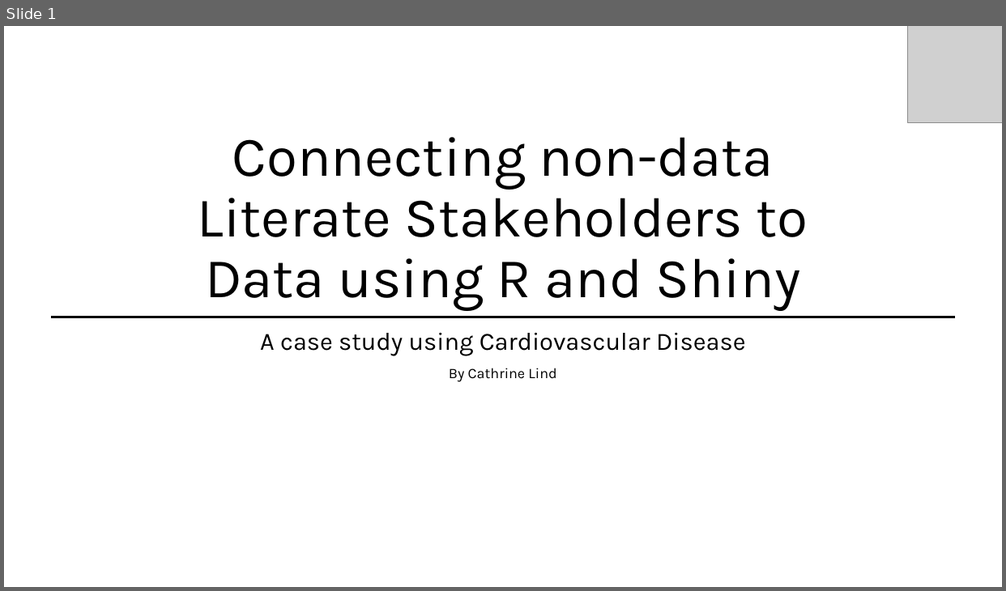
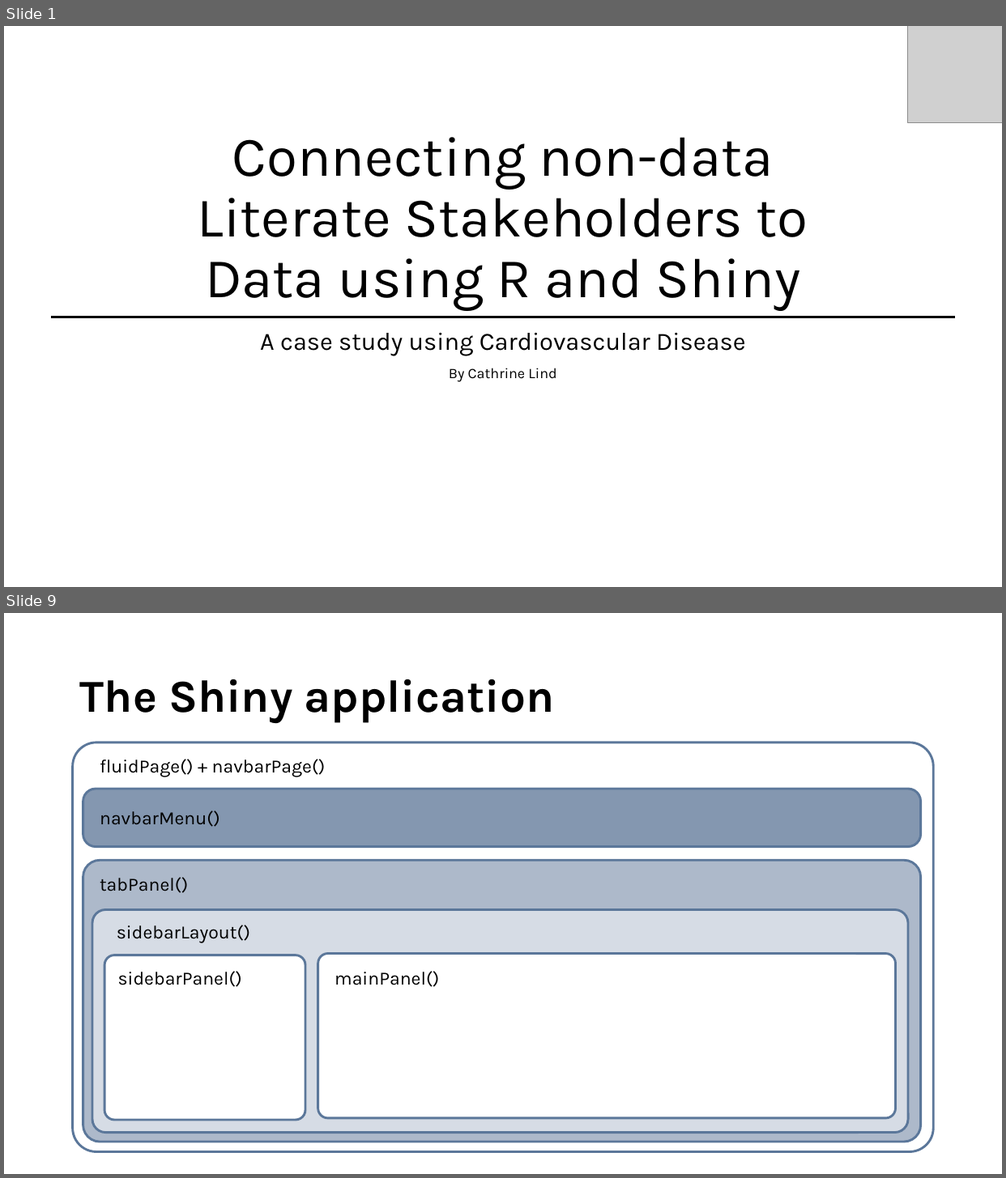
Before and after one commit to CathrineLind/shiny-CVD, a slide deck: Connecting non-data Literate Stakeholders to Data using R.pptx. Shown one above the other, each under a label of ours: slide 1 before the commit, slides 1 and 9 after it; the slides between them are not shown. The pictures are 1006x591 and 1006x1178 pixels, drawn with LibreOffice and Linux fonts; fonts in the diff are those of the drawing; grey boxes stand for pictures. Boxes give left, top, right and bottom in pixels: in the first picture for what was removed or moved away, otherwise in the second. Text is boxed around its words. In the diff, an @@ line names an element or a change of style, - is before the commit and + after.

```diff
--- a/Connecting non-data Literate Stakeholders to Data using R.pptx
+++ b/Connecting non-data Literate Stakeholders to Data using R.pptx
@@ slide 9 added at bbox=[4, 613, 1002, 1174], background #FFFFFF @@
@@ title added at bbox=[80, 679, 554, 723], 44 pt, text #000000, bold @@
+The Shiny application
@@ rounded rectangle added at bbox=[73, 743, 934, 1152], outline #5B779A 2.25 pt @@
@@ text added at bbox=[100, 759, 326, 777], 18 pt, text #000000 @@
+fluidPage() + navbarPage()
@@ rounded rectangle added at bbox=[83, 789, 921, 847], fill #8497B0, outline #5B779A 2.25 pt @@
@@ text added at bbox=[100, 811, 220, 827], 18 pt, text #000000 @@
+navbarMenu()
@@ rounded rectangle added at bbox=[83, 860, 921, 1142], fill #ADB9CA, outline #5B779A 2.25 pt @@
@@ text added at bbox=[100, 877, 188, 893], 18 pt, text #000000 @@
+tabPanel()
@@ rounded rectangle added at bbox=[92, 910, 908, 1133], fill #D6DCE5, outline #5B779A 2.25 pt @@
@@ text added at bbox=[117, 925, 250, 943], 18 pt, text #000000 @@
+sidebarLayout()
@@ rounded rectangle added at bbox=[104, 955, 305, 1120], fill #FFFFFF, outline #5B779A 2.25 pt @@
@@ text added at bbox=[118, 971, 242, 987], 18 pt, text #000000 @@
+sidebarPanel()
@@ rounded rectangle added at bbox=[318, 954, 896, 1118], fill #FFFFFF, outline #5B779A 2.25 pt @@
@@ text added at bbox=[334, 971, 439, 987], 18 pt, text #000000 @@
+mainPanel()
```
Also in this commit, not shown: 14 slides changed, 2 other slides added, 9 other files.
